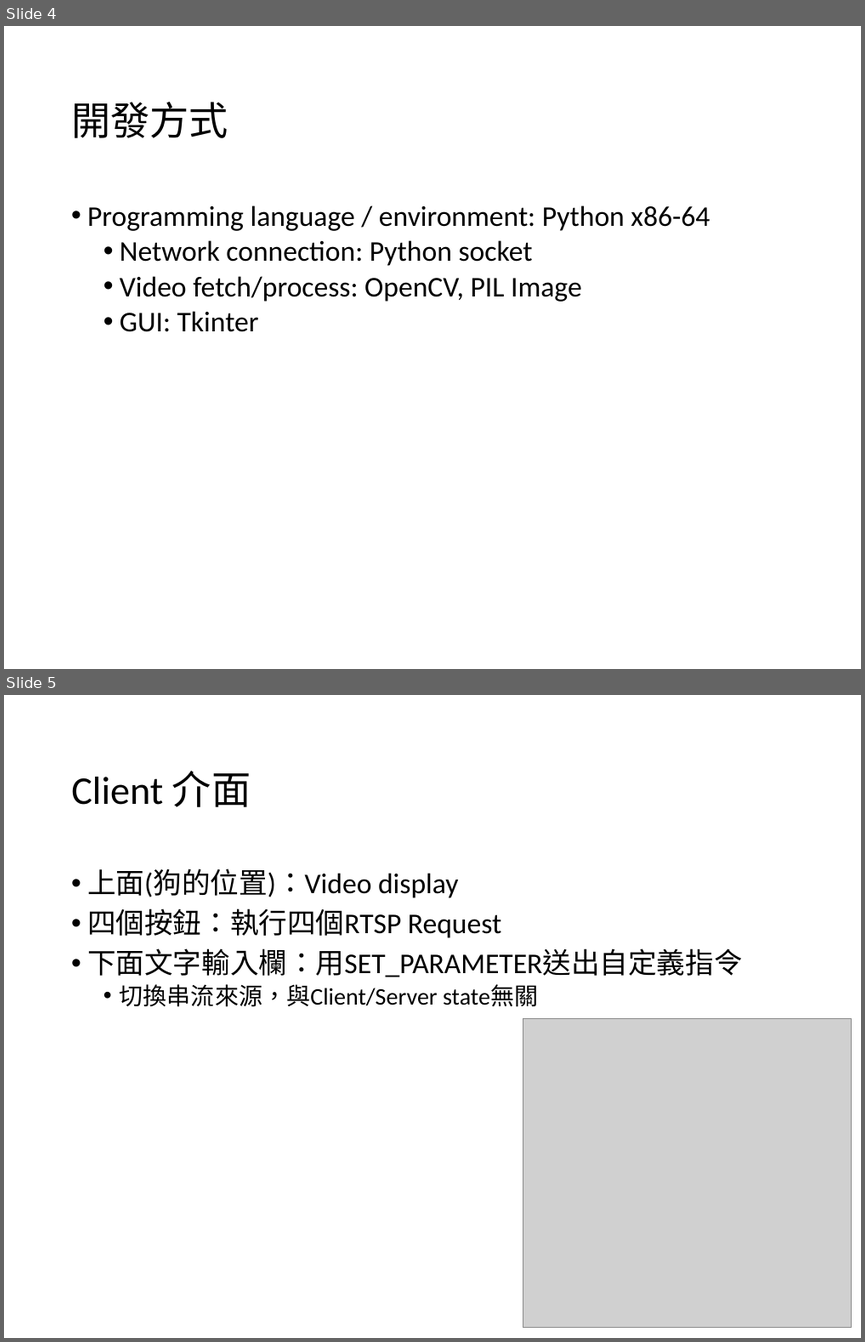
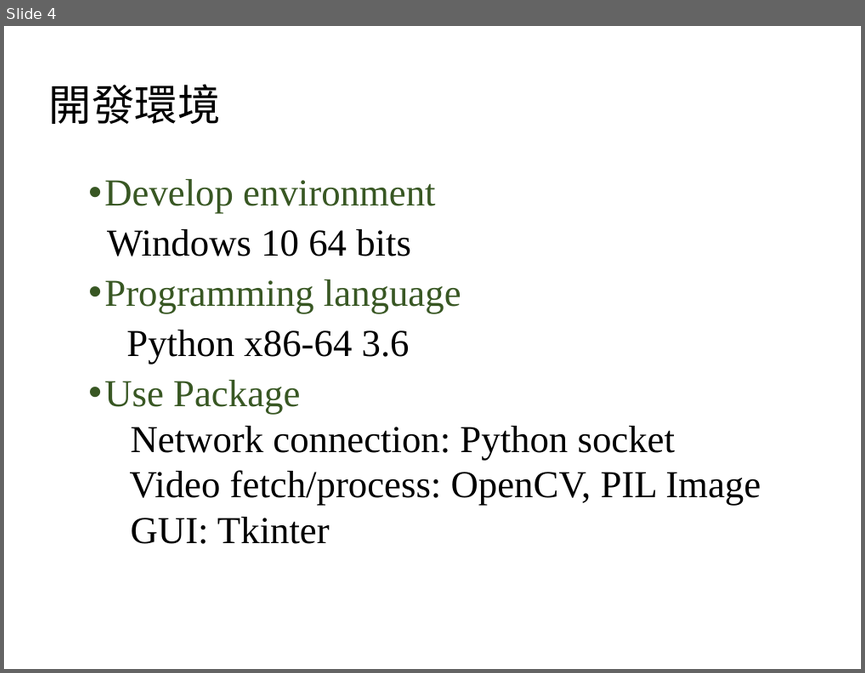
Before and after one commit to yth98/network-media, a slide deck: Report.ppt. Shown one above the other, each under a label of ours: slides 4 and 5 before the commit, slide 4 after it. The pictures are 865x1342 and 865x673 pixels, drawn with LibreOffice and Linux fonts; fonts in the diff are those of the drawing; grey boxes stand for pictures. Boxes give left, top, right and bottom in pixels: in the first picture for what was removed or moved away, otherwise in the second. Text is boxed around its words. In the diff, an @@ line names an element or a change of style, - is before the commit and + after.

```diff
--- a/Report.ppt
+++ b/Report.ppt
@@ slide 5 removed at <box>4,695,861,1338</box>, background #FFFFFF @@
@@ title removed at <box>71,771,250,807</box> @@
-Client 介面
@@ text removed at <box>87,868,743,1007</box> @@
-• 上面(狗的位置)：Video display
-• 四個按鈕：執行四個RTSP Request
-• 下面文字輸入欄：用SET_PARAMETER送出自定義指令
-  • 切換串流來源，與Client/Server state無關
@@ picture removed at <box>523,1019,851,1327</box> @@
@@ slide 4 changed as well @@
@@ title at <box>49,84,221,124</box>: text changed; size 33 to 36 pt; font Calibri to Noto Sans CJK SC @@
-開發方式
+開發環境
@@ text "Develop environment": place and size @@
-text "Develop environment" at <box>87,205,710,332</box>
+text "Develop environment" at <box>104,179,760,544</box>
@@ text at <box>104,179,461,414</box>: text changed; size 24 to 32 pt; font Calibri to Times New Roman; text colour #000000 to #385723 @@
-• Programming language / environment: Python x86-64
+• Develop environment
+Windows 10 64 bits
+• Programming language
+Python x86-64 3.6
+• Use Package
@@ text at <box>130,426,760,544</box>: size 24 to 32 pt, font Calibri to Times New Roman in "Network connection: Python socket", "Video fetch/process: OpenCV, PIL Image", "GUI: Tkinter"; bullet • to none @@
```
Also in this commit, not shown: 5 other slides changed, 4 slides added, 1 other slide removed, 4 other files.
